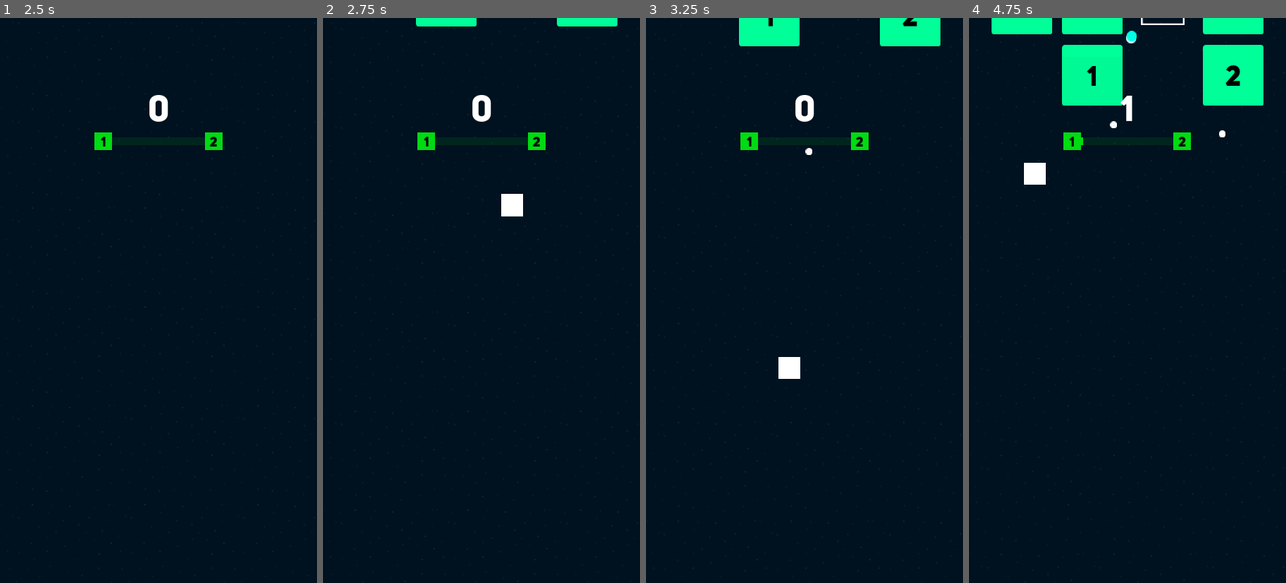
Above: before the commit, frames 1-4 (left to right).
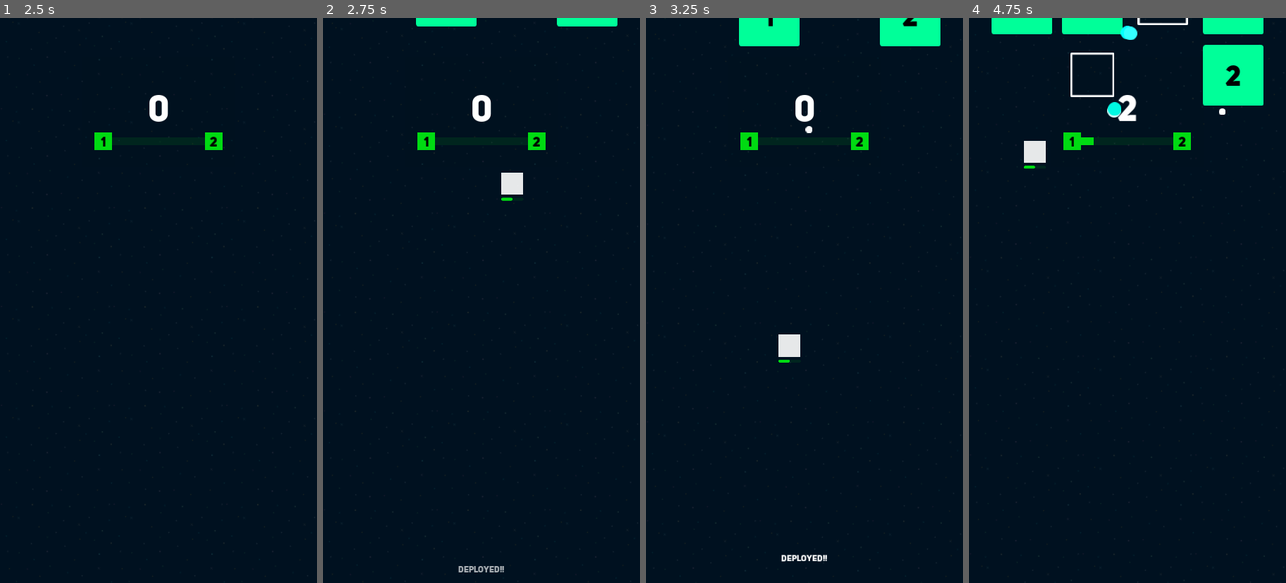
Above: after the commit, the same moments.

Repository: Ragehive/rogue-blocks
Game: Godot game, scene res://Scenes/splashscreen/SplashScreen.tscn
Same seed, same stepped clock (60 frames per second), same inputs: the game is played once before the commit and once after it.
Inputs (mouse positions are in pixels of both pictures, inside the frame that each line leads up to):
- Up to frame 1 (2.5 s): move the mouse to (228, 272) at 0.52 s; press the mouse at (228, 272) at 0.53 s; tap Enter at 1.25 s; move the mouse to (95, 328) at 1.27 s; release the mouse at (95, 328) at 1.28 s; click (95, 328) at 1.35 s; tap Space at 2 s; move the mouse to (190, 176) at 2.02 s; press the mouse at (190, 176) at 2.03 s
- Up to frame 2 (2.75 s): no input
- Up to frame 3 (3.25 s): move the mouse to (788, 413) at 2.77 s; release the mouse at (788, 413) at 2.78 s; click (788, 413) at 2.85 s
- Up to frame 4 (4.75 s): move the mouse to (1222, 385) at 3.52 s; press the mouse at (1222, 385) at 3.53 s; move the mouse to (1032, 215) at 4.27 s; release the mouse at (1032, 215) at 4.28 s; click (1032, 215) at 4.35 s

Frame 1 is identical in both runs. In frame 2, 0.7% of the frame differs, in the area x 42-64%, y 27-99%; in frame 3, 0.7%; in frame 4, 3.1%, in the area x 17-81%, y 0-30%.

Commit message:
added some hit and label particles

Diff:
--- a/Scenes/Components/bullet/Bullet.gd
+++ b/Scenes/Components/bullet/Bullet.gd
@@ -24,7 +24,8 @@
 	pass
 
 func _physics_process(delta):
-	move_and_collide(Vector2(0, -features.speed) * delta)
+	var direction = Vector2(0, -features.speed)
+	move_and_collide(direction * delta)
 
 func instance_hit_particle():
 	var object = hit_particle_scene.instance()
--- /dev/null
+++ b/Scenes/Components/notifications/BottomNotification.tscn
@@ -0,0 +1,116 @@
+[gd_scene load_steps=6 format=2]
+
+[ext_resource path="res://Assets/Fonts/Uni Sans Heavy.otf" type="DynamicFontData" id=1]
+[ext_resource path="res://Scenes/Components/notifications/BottomNotification/BottomNotification.gd" type="Script" id=2]
+
+[sub_resource type="Animation" id=1]
+length = 0.001
+tracks/0/type = "value"
+tracks/0/path = NodePath("CenterContainer/Label:visible")
+tracks/0/interp = 1
+tracks/0/loop_wrap = true
+tracks/0/imported = false
+tracks/0/enabled = true
+tracks/0/keys = {
+"times": PoolRealArray( 0 ),
+"transitions": PoolRealArray( 1 ),
+"update": 0,
+"values": [ false ]
+}
+tracks/1/type = "value"
+tracks/1/path = NodePath("CenterContainer/Label:modulate")
+tracks/1/interp = 1
+tracks/1/loop_wrap = true
+tracks/1/imported = false
+tracks/1/enabled = true
+tracks/1/keys = {
+"times": PoolRealArray( 0 ),
+"transitions": PoolRealArray( 1 ),
+"update": 0,
+"values": [ Color( 1, 1, 1, 0 ) ]
+}
+tracks/2/type = "value"
+tracks/2/path = NodePath("CenterContainer/Label:margin_top")
+tracks/2/interp = 1
+tracks/2/loop_wrap = true
+tracks/2/imported = false
+tracks/2/enabled = true
+tracks/2/keys = {
+"times": PoolRealArray( 0 ),
+"transitions": PoolRealArray( 1 ),
+"update": 0,
+"values": [ 47.0 ]
+}
+
+[sub_resource type="Animation" id=2]
+resource_name = "fade-out"
+length = 1.8
+tracks/0/type = "value"
+tracks/0/path = NodePath("CenterContainer/Label:visible")
+tracks/0/interp = 1
+tracks/0/loop_wrap = true
+tracks/0/imported = false
+tracks/0/enabled = true
+tracks/0/keys = {
+"times": PoolRealArray( 0, 1.6 ),
+"transitions": PoolRealArray( 1, 1 ),
+"update": 1,
+"values": [ true, false ]
+}
+tracks/1/type = "value"
+tracks/1/path = NodePath("CenterContainer/Label:modulate")
+tracks/1/interp = 1
+tracks/1/loop_wrap = true
+tracks/1/imported = false
+tracks/1/enabled = true
+tracks/1/keys = {
+"times": PoolRealArray( 0, 0.2, 0.4, 1.1, 1.3 ),
+"transitions": PoolRealArray( 1, 1, 1, 1, 1 ),
+"update": 0,
+"values": [ Color( 1, 1, 1, 0 ), Color( 1, 1, 1, 0 ), Color( 1, 1, 1, 1 ), Color( 1, 1, 1, 1 ), Color( 1, 1, 1, 0 ) ]
+}
+tracks/2/type = "value"
+tracks/2/path = NodePath("CenterContainer/Label:margin_top")
+tracks/2/interp = 1
+tracks/2/loop_wrap = true
+tracks/2/imported = false
+tracks/2/enabled = true
+tracks/2/keys = {
+"times": PoolRealArray( 0, 0.2, 0.7 ),
+"transitions": PoolRealArray( 0.5, 0.5, 2 ),
+"update": 0,
+"values": [ 93.0, 93.0, 47.0 ]
+}
+
+[sub_resource type="DynamicFont" id=3]
+size = 20
+use_mipmaps = true
+use_filter = true
+font_data = ExtResource( 1 )
+
+[node name="BottomNotification" type="Control"]
+anchor_top = 1.0
+anchor_right = 1.0
+anchor_bottom = 1.0
+margin_top = -112.0
+script = ExtResource( 2 )
+
+[node name="AnimationPlayer" type="AnimationPlayer" parent="."]
+anims/RESET = SubResource( 1 )
+anims/fade-out = SubResource( 2 )
+
+[node name="CenterContainer" type="CenterContainer" parent="."]
+anchor_right = 1.0
+anchor_bottom = 1.0
+
+[node name="Label" type="Label" parent="CenterContainer"]
+visible = false
+modulate = Color( 1, 1, 1, 0 )
+margin_left = 305.0
+margin_top = 47.0
+margin_right = 415.0
+margin_bottom = 66.0
+custom_fonts/font = SubResource( 3 )
+text = "Deployed!!"
+align = 1
+valign = 1
--- /dev/null
+++ b/Scenes/Components/notifications/BottomNotification/BottomNotification.gd
@@ -0,0 +1,9 @@
+extends Control
+onready var anim = $AnimationPlayer
+
+func _ready():
+	pass
+
+func start():
+	anim.play("fade-out")
+	pass
--- a/Scenes/Components/particles/HitParticle/HitParticle.tscn
+++ b/Scenes/Components/particles/HitParticle/HitParticle.tscn
@@ -17,7 +17,7 @@
 gravity = Vector2( 0, 0 )
 initial_velocity = 300.0
 initial_velocity_random = 1.0
-scale_amount = 0.6
+scale_amount = 0.8
 scale_amount_random = 0.04
 hue_variation = 1.0
 hue_variation_random = 0.16
--- /dev/null
+++ b/Scenes/Components/particles/ReactionParticle/ReactionParticle.tscn
@@ -0,0 +1,107 @@
+[gd_scene load_steps=5 format=2]
+
+[ext_resource path="res://Assets/Fonts/Uni Sans Heavy.otf" type="DynamicFontData" id=1]
+
+[sub_resource type="Animation" id=4]
+resource_name = "New Anim"
+tracks/0/type = "value"
+tracks/0/path = NodePath("Body:position")
+tracks/0/interp = 1
+tracks/0/loop_wrap = true
+tracks/0/imported = false
+tracks/0/enabled = true
+tracks/0/keys = {
+"times": PoolRealArray( 0, 0.8 ),
+"transitions": PoolRealArray( 0.5, 2 ),
+"update": 0,
+"values": [ Vector2( 0, 0 ), Vector2( 0, -50 ) ]
+}
+tracks/1/type = "value"
+tracks/1/path = NodePath("Body:modulate")
+tracks/1/interp = 1
+tracks/1/loop_wrap = true
+tracks/1/imported = false
+tracks/1/enabled = true
+tracks/1/keys = {
+"times": PoolRealArray( 0, 0.7, 0.9 ),
+"transitions": PoolRealArray( 1, 1, 1 ),
+"update": 0,
+"values": [ Color( 1, 1, 1, 1 ), Color( 1, 1, 1, 1 ), Color( 1, 1, 1, 0 ) ]
+}
+tracks/2/type = "method"
+tracks/2/path = NodePath(".")
+tracks/2/interp = 1
+tracks/2/loop_wrap = true
+tracks/2/imported = false
+tracks/2/enabled = true
+tracks/2/keys = {
+"times": PoolRealArray( 1 ),
+"transitions": PoolRealArray( 1 ),
+"values": [ {
+"args": [  ],
+"method": "queue_free"
+} ]
+}
+
+[sub_resource type="Animation" id=5]
+length = 0.001
+tracks/0/type = "value"
+tracks/0/path = NodePath("Body:position")
+tracks/0/interp = 1
+tracks/0/loop_wrap = true
+tracks/0/imported = false
+tracks/0/enabled = true
+tracks/0/keys = {
+"times": PoolRealArray( 0 ),
+"transitions": PoolRealArray( 1 ),
+"update": 0,
+"values": [ Vector2( 0, 0 ) ]
+}
+tracks/1/type = "value"
+tracks/1/path = NodePath("Body:modulate")
+tracks/1/interp = 1
+tracks/1/loop_wrap = true
+tracks/1/imported = false
+tracks/1/enabled = true
+tracks/1/keys = {
+"times": PoolRealArray( 0 ),
+"transitions": PoolRealArray( 1 ),
+"update": 0,
+"values": [ Color( 1, 1, 1, 0 ) ]
+}
+
+[sub_resource type="DynamicFont" id=3]
+size = 20
+use_mipmaps = true
+use_filter = true
+font_data = ExtResource( 1 )
+
+[node name="ReactionParticle" type="Node2D"]
+z_index = 1
+
+[node name="AnimationPlayer" type="AnimationPlayer" parent="."]
+autoplay = "New Anim"
+"anims/New Anim" = SubResource( 4 )
+anims/RESET = SubResource( 5 )
+
+[node name="Body" type="Node2D" parent="."]
+modulate = Color( 1, 1, 1, 0 )
+
+[node name="Label" type="Label" parent="Body"]
+anchor_left = 0.5
+anchor_top = 0.5
+anchor_right = 0.5
+anchor_bottom = 0.5
+margin_left = -25.0
+margin_top = -10.5
+margin_right = 25.0
+margin_bottom = 10.5
+grow_horizontal = 2
+grow_vertical = 2
+custom_fonts/font = SubResource( 3 )
+text = "NICE!"
+align = 1
+valign = 1
+__meta__ = {
+"_editor_description_": ""
+}
--- a/Scenes/Game.gd
+++ b/Scenes/Game.gd
@@ -2,11 +2,16 @@
 
 onready var player_scene = preload("res://Scenes/player/Player.tscn")
 onready var level_up_menu = $GUI/BottomBar/LevelUpMenu
+onready var bottom_notif = $GUI/BottomNotification
 
 func _ready():
 	instance_player()
+	add_notifications()
 	pass
 
+func add_notifications():
+	bottom_notif.start()
+	pass
 
 func instance_player():
 	var pos = get_viewport_rect().size
--- a/Scenes/Game.tscn
+++ b/Scenes/Game.tscn
@@ -7,6 +7,7 @@
 [ext_resource path="res://Scripts/Highscore.gd" type="Script" id=5]
 [ext_resource path="res://Scripts/LevelUpBar.gd" type="Script" id=6]
 [ext_resource path="res://Scenes/menus/levelup/LevelUpMenu.tscn" type="PackedScene" id=7]
+[ext_resource path="res://Scenes/Components/notifications/BottomNotification.tscn" type="PackedScene" id=8]
 
 [sub_resource type="DynamicFont" id=1]
 size = 82
@@ -136,3 +137,5 @@
 margin_right = 1.0
 
 [node name="LevelUpMenu" parent="GUI/BottomBar" instance=ExtResource( 7 )]
+
+[node name="BottomNotification" parent="GUI" instance=ExtResource( 8 )]
--- a/Scenes/block/Block.gd
+++ b/Scenes/block/Block.gd
@@ -15,7 +15,7 @@
 onready var body = $Body
 onready var label = $Body/Label
 onready var block_particle_scene = preload("res://Scenes/Components/particles/BlockParticle/BlockParticle.tscn")
-
+onready var blinkAnim = $BlinkAnimationPlayer
 
 func _ready():
 	start()
@@ -71,11 +71,15 @@
 		Global.emit_signal("level_up")
 	pass
 
+func add_outline_blink():
+	blinkAnim.play("blink-outline")
+	pass
+
 func take_damage(damage):
 	health = max(health - damage, 0)
 	update_healh_label()
 	add_trauma(0.8)
-
+	add_outline_blink()
 	if health <= 0:
 		add_block_particle()
 		queue_free()
--- a/Scenes/block/Block.tscn
+++ b/Scenes/block/Block.tscn
@@ -1,9 +1,10 @@
-[gd_scene load_steps=7 format=2]
+[gd_scene load_steps=10 format=2]
 
 [ext_resource path="res://Scenes/block/Block.gd" type="Script" id=1]
 [ext_resource path="res://Assets/Fonts/Uni Sans Heavy.otf" type="DynamicFontData" id=2]
 [ext_resource path="res://Assets/Images/block-outline.png" type="Texture" id=3]
 [ext_resource path="res://Assets/Images/block.png" type="Texture" id=4]
+[ext_resource path="res://Assets/Images/block-outline-thin.png" type="Texture" id=5]
 
 [sub_resource type="DynamicFont" id=2]
 size = 64
@@ -13,6 +14,61 @@
 
 [sub_resource type="RectangleShape2D" id=1]
 extents = Vector2( 65, 66 )
+
+[sub_resource type="Animation" id=3]
+length = 0.001
+tracks/0/type = "value"
+tracks/0/path = NodePath("Body/Outline2:visible")
+tracks/0/interp = 1
+tracks/0/loop_wrap = true
+tracks/0/imported = false
+tracks/0/enabled = true
+tracks/0/keys = {
+"times": PoolRealArray( 0 ),
+"transitions": PoolRealArray( 1 ),
+"update": 0,
+"values": [ false ]
+}
+tracks/1/type = "value"
+tracks/1/path = NodePath("Body/Outline2:self_modulate")
+tracks/1/interp = 1
+tracks/1/loop_wrap = true
+tracks/1/imported = false
+tracks/1/enabled = true
+tracks/1/keys = {
+"times": PoolRealArray( 0 ),
+"transitions": PoolRealArray( 1 ),
+"update": 0,
+"values": [ Color( 1, 1, 1, 1 ) ]
+}
+
+[sub_resource type="Animation" id=4]
+resource_name = "blink-outline"
+length = 0.3
+tracks/0/type = "value"
+tracks/0/path = NodePath("Body/Outline2:visible")
+tracks/0/interp = 1
+tracks/0/loop_wrap = true
+tracks/0/imported = false
+tracks/0/enabled = true
+tracks/0/keys = {
+"times": PoolRealArray( 0, 0.3 ),
+"transitions": PoolRealArray( 1, 1 ),
+"update": 1,
+"values": [ true, false ]
+}
+tracks/1/type = "value"
+tracks/1/path = NodePath("Body/Outline2:self_modulate")
+tracks/1/interp = 1
+tracks/1/loop_wrap = true
+tracks/1/imported = false
+tracks/1/enabled = true
+tracks/1/keys = {
+"times": PoolRealArray( 0, 0.3 ),
+"transitions": PoolRealArray( 1, 1 ),
+"update": 0,
+"values": [ Color( 1, 1, 1, 1 ), Color( 1, 1, 1, 1 ) ]
+}
 
 [node name="Block" type="StaticBody2D"]
 collision_layer = 2
@@ -46,5 +102,15 @@
 scale = Vector2( 0.75, 0.75 )
 texture = ExtResource( 3 )
 
+[node name="Outline2" type="Sprite" parent="Body"]
+visible = false
+modulate = Color( 0, 1, 0.6, 1 )
+scale = Vector2( 0.8, 0.8 )
+texture = ExtResource( 5 )
+
 [node name="CollisionShape2D" type="CollisionShape2D" parent="."]
 shape = SubResource( 1 )
+
+[node name="BlinkAnimationPlayer" type="AnimationPlayer" parent="."]
+anims/RESET = SubResource( 3 )
+anims/blink-outline = SubResource( 4 )
--- a/Scenes/menus/levelup/LevelUpMenu.tscn
+++ b/Scenes/menus/levelup/LevelUpMenu.tscn
@@ -4,7 +4,7 @@
 [ext_resource path="res://Assets/Fonts/Uni Sans Heavy.otf" type="DynamicFontData" id=2]
 
 [sub_resource type="StyleBoxFlat" id=1]
-bg_color = Color( 0, 0, 0, 0.117647 )
+bg_color = Color( 1, 1, 1, 0.145098 )
 
 [sub_resource type="DynamicFont" id=2]
 size = 18
@@ -19,22 +19,24 @@
 [node name="HBoxContainer" type="HBoxContainer" parent="."]
 anchor_left = 0.5
 anchor_right = 0.5
-margin_left = -320.0
+margin_left = -347.5
 margin_top = 10.0
-margin_right = 320.0
+margin_right = 347.5
 margin_bottom = 410.0
 rect_min_size = Vector2( 450, 200 )
-custom_constants/separation = 20
+custom_constants/separation = 10
 
 [node name="Panel" type="Panel" parent="HBoxContainer"]
-margin_right = 200.0
+margin_right = 225.0
 margin_bottom = 400.0
-rect_min_size = Vector2( 200, 350 )
+rect_min_size = Vector2( 225, 350 )
 custom_styles/panel = SubResource( 1 )
 
 [node name="Label" type="Label" parent="HBoxContainer/Panel"]
 anchor_right = 1.0
 anchor_bottom = 1.0
+custom_colors/font_color_shadow = Color( 0, 0, 0, 1 )
+custom_constants/shadow_offset_y = 6
 custom_fonts/font = SubResource( 2 )
 text = "Increase bullet damage"
 align = 1
@@ -42,15 +44,17 @@
 autowrap = true
 
 [node name="Panel2" type="Panel" parent="HBoxContainer"]
-margin_left = 220.0
-margin_right = 420.0
+margin_left = 235.0
+margin_right = 460.0
 margin_bottom = 400.0
-rect_min_size = Vector2( 200, 350 )
+rect_min_size = Vector2( 225, 350 )
 custom_styles/panel = SubResource( 1 )
 
 [node name="Label" type="Label" parent="HBoxContainer/Panel2"]
 anchor_right = 1.0
 anchor_bottom = 1.0
+custom_colors/font_color_shadow = Color( 0, 0, 0, 1 )
+custom_constants/shadow_offset_y = 6
 custom_fonts/font = SubResource( 2 )
 text = "Increase bullet speed"
 align = 1
@@ -58,15 +62,17 @@
 autowrap = true
 
 [node name="Panel3" type="Panel" parent="HBoxContainer"]
-margin_left = 440.0
-margin_right = 640.0
+margin_left = 470.0
+margin_right = 695.0
 margin_bottom = 400.0
-rect_min_size = Vector2( 200, 350 )
+rect_min_size = Vector2( 225, 350 )
 custom_styles/panel = SubResource( 1 )
 
 [node name="Label" type="Label" parent="HBoxContainer/Panel3"]
 anchor_right = 1.0
 anchor_bottom = 1.0
+custom_colors/font_color_shadow = Color( 0, 0, 0, 1 )
+custom_constants/shadow_offset_y = 6
 custom_fonts/font = SubResource( 2 )
 text = "Increase critical damage"
 align = 1
--- a/Scenes/player/Player.gd
+++ b/Scenes/player/Player.gd
@@ -5,7 +5,7 @@
 var release = false
 
 # MOVeMENT
-var offset = Vector2(0, -100)
+var offset = Vector2(0, -150)
 var move_lerp = 10
 var last_pos = Vector2.ZERO
 var kickback_rate = 10
@@ -24,6 +24,7 @@
 #NODES
 onready var body = $Body
 onready var bullet_scene = preload("res://Scenes/Components/bullet/Bullet.tscn")
+onready var reaction_particle_scene = preload("res://Scenes/Components/particles/ReactionParticle/ReactionParticle.tscn")
 onready var tween = $Tween
 
 #TIMERS
@@ -85,13 +86,20 @@
 	get_parent().add_child(bullet)
 	pass
 
+func add_reaction_particles():
+	var scene = reaction_particle_scene.instance()
+	scene.global_position = global_position + Vector2(20, -10)
+	get_parent().add_child(scene)
+	pass
+
 func add_upgrades(level_up_type):
-	print(level_up_type, "evel up")
+	add_reaction_particles()
 	match (level_up_type):
 		"INCREASE_BULLET_SPEED":
 			shootTimer.wait_time = clamp(shootTimer.wait_time - 0.075, 0.05, 0.8)
 			print(shootTimer.wait_time, 'asd')
 	pass
+
 func _on_ShootRate_timeout():
 	shoot_bullet()
 	pass # Replace with function body.
--- a/Scenes/player/Player.tscn
+++ b/Scenes/player/Player.tscn
@@ -1,9 +1,23 @@
-[gd_scene load_steps=3 format=2]
+[gd_scene load_steps=5 format=2]
 
 [ext_resource path="res://Scenes/player/Player.gd" type="Script" id=1]
 
 [sub_resource type="RectangleShape2D" id=1]
 extents = Vector2( 24, 24 )
+
+[sub_resource type="StyleBoxFlat" id=2]
+bg_color = Color( 0, 0.858824, 0.0705882, 1 )
+corner_radius_top_left = 4
+corner_radius_top_right = 4
+corner_radius_bottom_right = 4
+corner_radius_bottom_left = 4
+
+[sub_resource type="StyleBoxFlat" id=3]
+bg_color = Color( 0, 0.858824, 0.0705882, 0.101961 )
+corner_radius_top_left = 4
+corner_radius_top_right = 4
+corner_radius_bottom_right = 4
+corner_radius_bottom_left = 4
 
 [node name="Player" type="KinematicBody2D"]
 script = ExtResource( 1 )
@@ -22,6 +36,23 @@
 margin_top = -25.0
 margin_right = 25.0
 margin_bottom = 25.0
+color = Color( 1, 1, 1, 0.901961 )
+
+[node name="ProgressBar" type="ProgressBar" parent="Body"]
+anchor_left = 0.5
+anchor_right = 0.5
+margin_left = -25.0
+margin_top = 32.0
+margin_right = 25.0
+margin_bottom = 38.0
+custom_styles/fg = SubResource( 2 )
+custom_styles/bg = SubResource( 3 )
+max_value = 20.0
+value = 10.0
+percent_visible = false
+__meta__ = {
+"_editor_description_": ""
+}
 
 [node name="Timers" type="Node2D" parent="."]
 
--- /dev/null
+++ b/Scripts/Docs.gd
@@ -0,0 +1,27 @@
+extends Node
+
+# POWERUPS
+#1. Snipers scope increases fire rate , piercing shot
+#2. Radar. It brings out a circular radar thing that slows down blocks
+#3. Xp Expert: Xp level up thing
+#4. The Gambler increases coins
+#5. Bazooka increases area of damage
+#6. SHotgun Shells increases bullet amount
+#7. Red dot sight , gives you stability and accuracy, and gives you lasers when it is complete
+#8. Ak-74- increases bullet damage
+#9. Extra lifewhen completed you get an extra life
+#10. Air strike
+#11. Bouncing Betty. You shoot out grenades
+#12. Turrets it follows you when you move
+#13. Grenade turrets
+#14. Add grenade launchers. Grenade launchers has a projectile path
+#15. Heart - you increase the health everytime you level up
+#16. Max health increase
+#17. Full heal
+#18. Booster Mode
+#19. Berserk gives you booster mode but it reduces your life
+#20. Vampire mode gives you more damage if your health is below 10%
+#21. Vampire health. Steal health back
+#22. Nuke card- kills everything on screen
+#23. Bomb card - takes damage off enemies on screen
+#24. Shield - you increase the shield health everytime you level up then at max it increases
--- a/Scripts/Global.gd
+++ b/Scripts/Global.gd
@@ -20,25 +20,25 @@
 
 #LEVEL UP OPTIONS
 const level_up_options = {
-	"INCREASE_BULLET_DAMAGE": {
+	"TOMMY_GUN": {
 		"damage": 1,
 		"speed": 0.0,
 		"critical_damage": 0.0
 	},
-	"INCREASE_BULLET_SPEED": {
+	"SNIPER_SCOPE": {
 		"damage": 0.0,
 		"speed": 0.0,
 		"critical_damage": 0.0
 	},
-	"INCREASE_CRITICAL_DAMAGE": {
+	"LONG_BARREL": {
 		"damage": 0.0,
 		"speed": 0.0,
 		"critical_damage": 1.0
 	},
-	"INCREASE_LEVEL_UP_POINTS": {},
-	"INCREASE_COINS": {},
-	"INCREASE_POWERUP_CHANCE": {},
-	"EXTRA_LIFE": {}
+	"XP_EXPERT": {},
+	"GLUTTONY": {},
+	"DROPBOX": {},
+	"SMALL_MEDKIT": {}
 }
 #temporal: time freeze, magnet, bomb
 #powerups examples: extra life, area of effect damage, ricochet,
Binary file added: Assets/Images/block-outline-thin.png
Not shown, added: Assets/Images/block-outline-thin.png.import
Not shown: 1 places in Scenes/Game.tscn that only renumber resources
